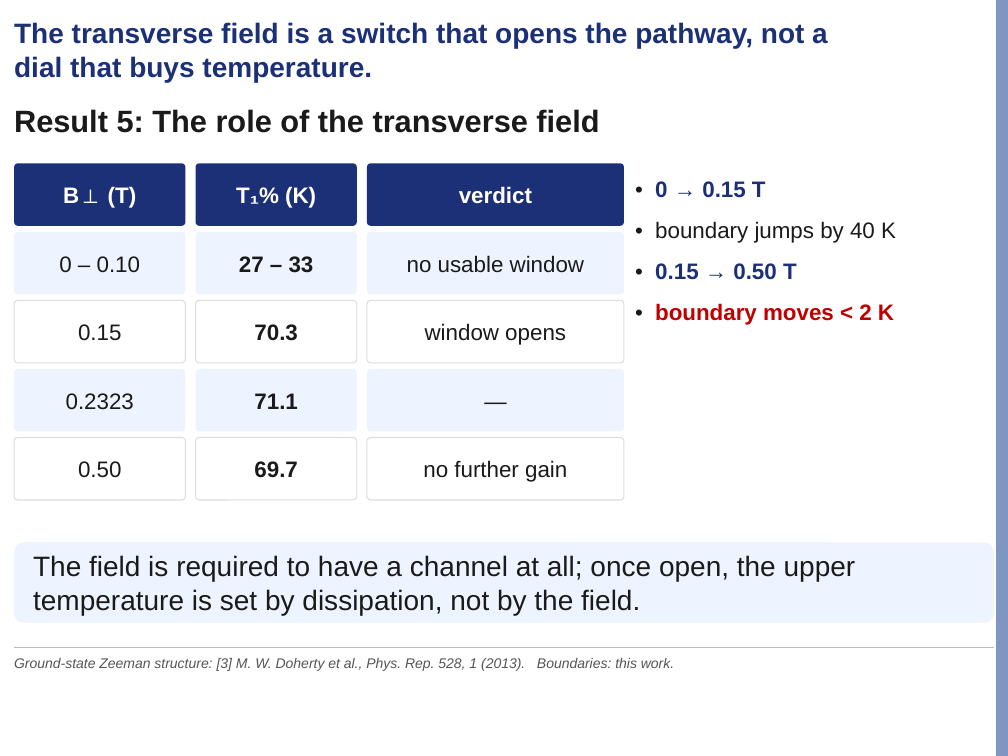
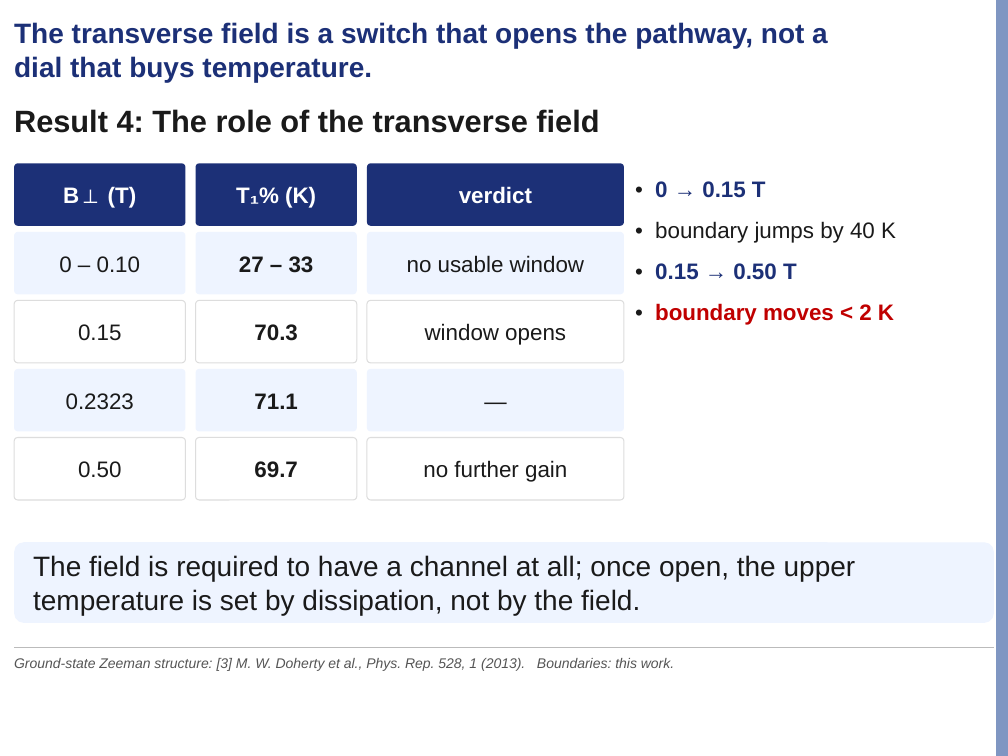
Before and after one commit to Risei412/NV-EIT-space, a slide deck: slide 16 of presentations/lab_seminar/nv_eit_seminar.pptx. Drawn at 1008x756 pixels with LibreOffice and Linux fonts; fonts in the diff are those of the drawing; background and template pictures are left out. Boxes give left, top, right and bottom in pixels: in the first picture for what was removed or moved away, otherwise in the second. Text is boxed around its words. In the diff, an @@ line names an element or a change of style, - is before the commit and + after.

```diff
--- a/presentations/lab_seminar/nv_eit_seminar.pptx
+++ b/presentations/lab_seminar/nv_eit_seminar.pptx
@@ text at (x1=14, y1=109, x2=599, y2=133): text changed @@
-Result 5: The role of the transverse field
+Result 4: The role of the transverse field
```
Also in this commit, not shown: 4 other slides changed, 1 slide added, 1 slide removed, 4 other files.
